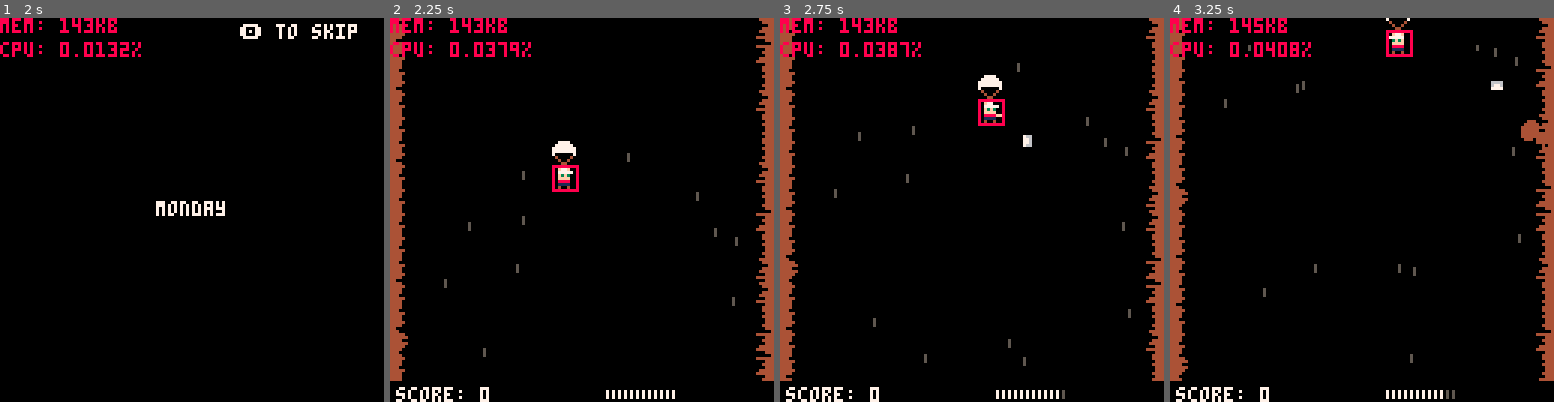
Above: before the commit, frames 1-4 (left to right).
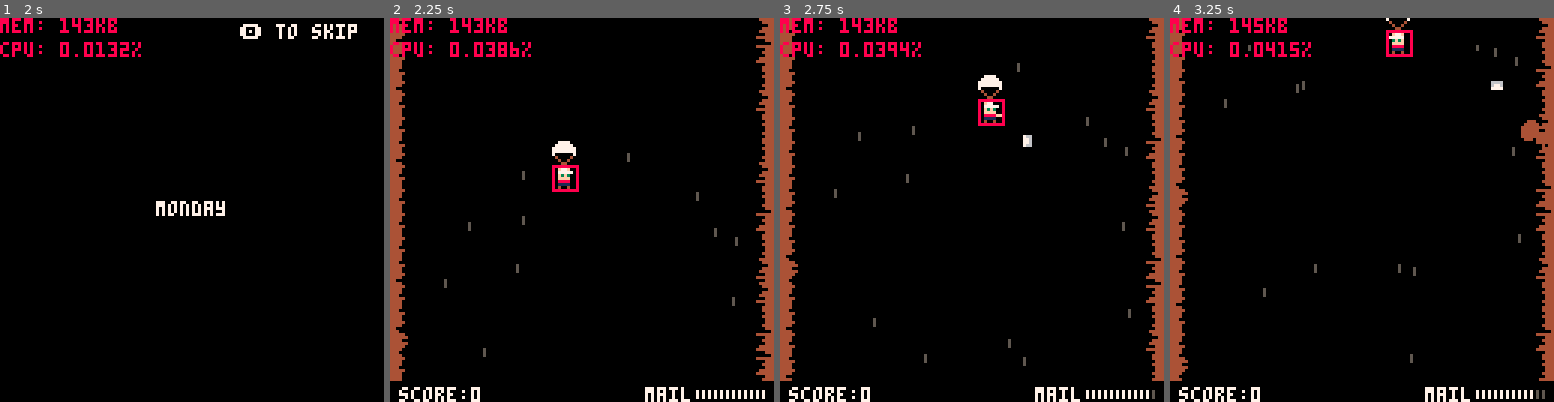
Above: after the commit, the same moments.

Repository: sugarvoid/down-mail
Game: PICO-8 cartridge down_mail.p8
Same seed, same stepped clock (60 frames per second), same inputs: the game is played once before the commit and once after it.
Inputs:
- Up to frame 1 (2 s): tap X (X key) at 0.33, 1.07, 1.85 s; tap O (Z key) at 0.7, 1.7 s; hold Right from 1.6 s (still down)
- Up to frame 2 (2.25 s): release Right at 2.1 s; tap O (Z key) at 2.1 s; hold Up from 2.15 s (still down)
- Up to frame 3 (2.75 s): release Up at 2.42 s; hold Right from 2.47 s (still down); tap O (Z key) at 2.5 s
- Up to frame 4 (3.25 s): tap O (Z key) at 2.9 s; tap X (X key) at 2.97 s; release Right at 3.03 s; hold Left from 3.08 s (still down)

Frame 1 is identical in both runs. In frame 2, 1.2% of the frame differs, in the area x 1-98%, y 6-100%; in frame 3, 1.2%; in frame 4, 1.3%.

Commit message:
Fix demon throw position. Move gui items

Diff:
--- a/src/demon.lua
+++ b/src/demon.lua
@@ -28,17 +28,20 @@
     _demon.h = 24
     _demon.y = off_screen_y
     _demon.curr_animation = _demon.animations["idle"]
+    _demon.skull_x=0
 
     _demon.facing_r = false
 
     if side == "right" then
         _demon.x = 117
         _demon.facing_r = true
-        _demon.facing_dir = -1
+        --_demon.facing_dir = -1
+        _demon.skull_x=117
     elseif side == "left" then
         _demon.x = 3
         _demon.facing_r = false
-        _demon.facing_dir = 1
+        --_demon.facing_dir = 1
+        _demon.skull_x=11
     end
 
     return _demon
@@ -54,6 +57,7 @@
     --love.graphics.draw(image, self.x, self.y, 0, self.facing_dir, 1, 4, 1)
     --self.curr_animation:draw(thing_sheet, self.x, self.y, 0, self.facing_dir, 1, 16)
     draw_hitbox(self)
+    pset(self.skull_x, self.y, 3) -- p1, self.facing_r))
 end
 
 function demon:update()
@@ -142,7 +146,7 @@
     self.curr_animation = self.animations["throw"]
     self.tmr_throw = 60
     --sfx_skull:play()
-    spawn_skull(self.x-(5*self.facing_dir), self.y, p1, self.facing_r)
+    spawn_skull(self.skull_x, self.y, p1, self.facing_r)
 end
 
 function update_demon_spawner()
--- a/src/main.lua
+++ b/src/main.lua
@@ -47,8 +47,6 @@
     end
 end
 
-
-
 function _init()
     poke(0x5f5c, 255)
     set_customers()
@@ -57,7 +55,6 @@
     init_wind()
     reset_mb_timer()
     p1 = init_player()
-
 end
 
 function _update()
@@ -65,9 +62,9 @@
         if g_state == gamestates.title then
             g_state = gamestates.day_intro
         elseif g_state == gamestates.day_intro then
-            intro_t=0
+            intro_t = 0
         elseif g_state == gamestates.day_title then
-            day_t=0
+            day_t = 0
         elseif g_state == gamestates.game then
 
         elseif g_state == gamestates.gameover then
@@ -271,9 +268,9 @@
 
 function is_colliding_pro(a, b)
     if a.x < b.x + b.w and
-    a.x + a.w > b.x and
-    a.y < b.y + b.h and
-    a.y + a.h > b.y then
+        a.x + a.w > b.x and
+        a.y < b.y + b.h and
+        a.y + a.h > b.y then
         return true
     else
         return false
@@ -282,16 +279,18 @@
 
 function draw_gui()
     rectfill(0, 121, 128, 128, 0)
-    print("score: " .. p1.score, 2, 123, 7)
+    print("score:" .. p1.score, 3, 123, 7)
+    --print("CUSTOMERS", 30, 123, 7)
+    print("mail", 85, 123, 7)
     for i = 1, p1.max_letter, 1 do
-        pset(70 + (2 * i), 124, 5)
-        pset(70 + (2 * i), 125, 5)
-        pset(70 + (2 * i), 126, 5)
+        pset(100 + (2 * i), 124, 5)
+        pset(100 + (2 * i), 125, 5)
+        pset(100 + (2 * i), 126, 5)
     end
     for i = 1, p1.letters, 1 do
-        pset(70 + (2 * i), 124, 7)
-        pset(70 + (2 * i), 125, 7)
-        pset(70 + (2 * i), 126, 7)
+        pset(100 + (2 * i), 124, 7)
+        pset(100 + (2 * i), 125, 7)
+        pset(100 + (2 * i), 126, 7)
     end
     if reminder then
         for k, v in pairs(customers) do
@@ -301,11 +300,10 @@
             pal()
         end
     end
-    --   for i=1,#customers,1 do
-    --     pset(30+(2*i), 126, customers[i])
-    --     pset(30+(2*i), 126, customers[i])
-    --     pset(30+(2*i), 126, customers[i])
-    --   end
+
+    --rectfill(48, 124, 50, 126, customers[1])
+   -- rectfill(52, 124, 54, 126, customers[2])
+    --rectfill(56, 124, 58, 126, customers[3])
 end
 
 function advance_day()
@@ -384,5 +382,5 @@
 end
 
 function draw_hitbox(o)
-    rect(o.x, o.y, (o.x+o.w), (o.y+o.h), 8)
-end
+    rect(o.x, o.y, (o.x + o.w), (o.y + o.h), 8)
+end
